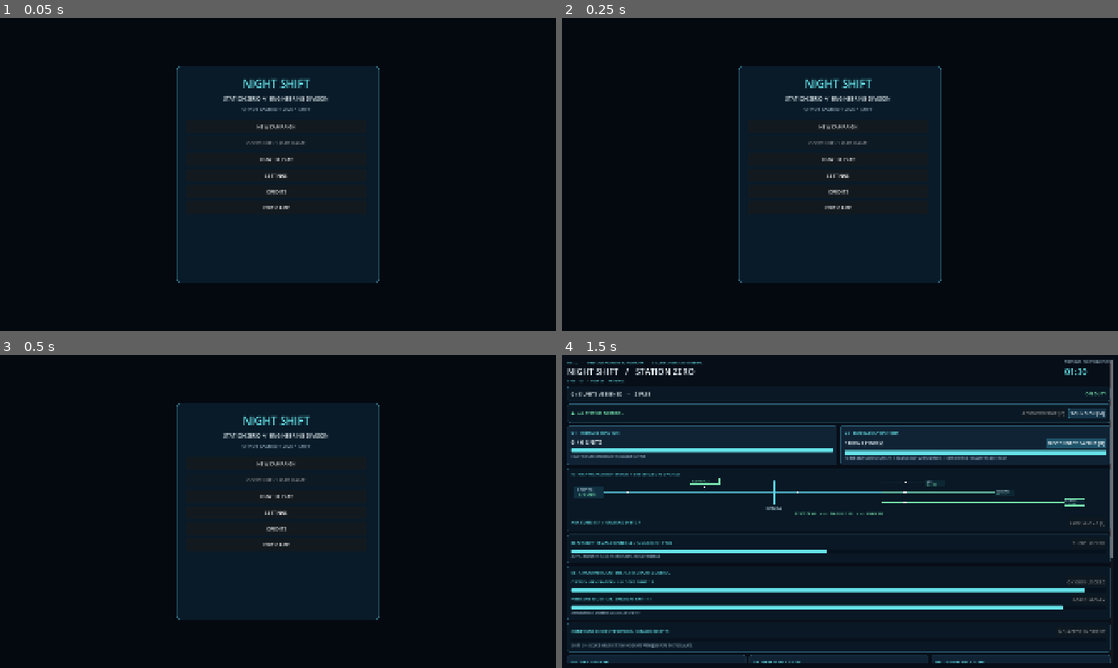
Above: before the commit, frames 1-4 (two rows, left to right).
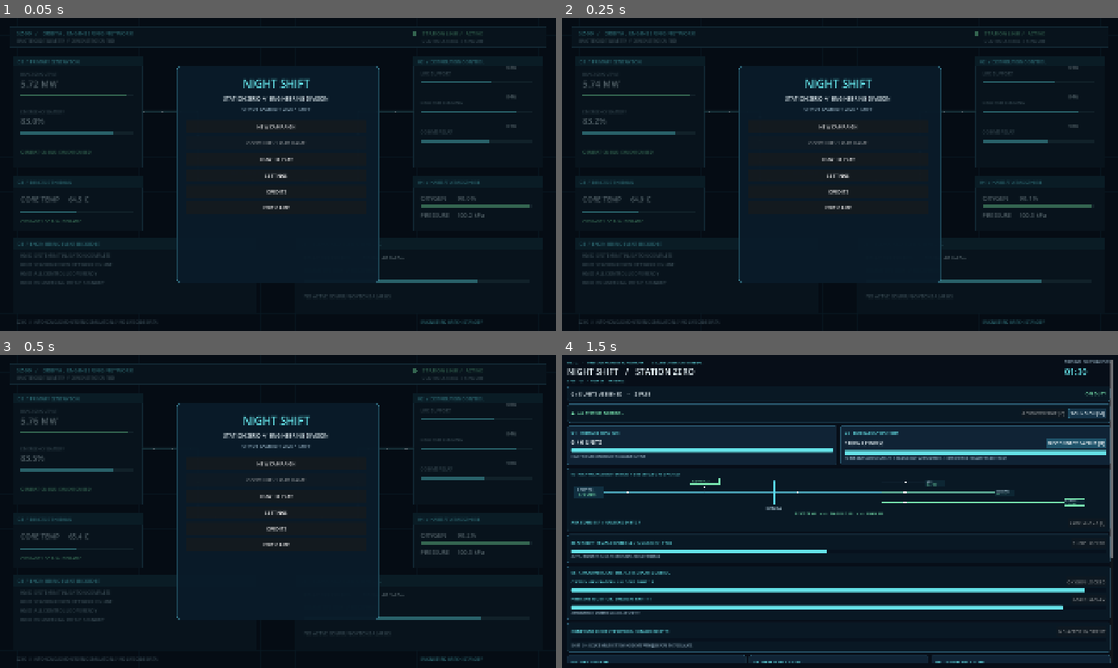
Above: after the commit, the same moments.

Repository: JIGSAW-HJH/GameDev
Game: Godot game, scene res://scenes/main.tscn
Two runs of this game, one before a commit and one after it. Both use one fixed random seed, a clock stepped at 60 frames per second and the inputs below.
Inputs:
- Up to frame 1 (0.05 s): no input
- Up to frame 2 (0.25 s): no input
- Up to frame 3 (0.5 s): no input
- Up to frame 4 (1.5 s): click "NEW CAMPAIGN" at 0.5 s; click "CONNECT BACKUP [B]" at 1.25 s

The runs differ from the first frame. In frame 1, 5.7% of the frame differs, in the area x 1-99%, y 2-98%; in frame 2, 5.7%; in frame 3, 5.7%; in frame 4, nothing differs.
Error before the commit: Parse Error: Expected variable name after "var". (res://scripts/menu_scada_bg.gd:177)

Commit message:
Fix V1.1 GDScript parse error: avoid reserved keyword signal

Diff:
--- a/NightShift-StationZero/scripts/menu_scada_bg.gd
+++ b/NightShift-StationZero/scripts/menu_scada_bg.gd
@@ -174,8 +174,8 @@
         _text(Vector2(58.0, 688.0 + float(i) * 26.0), item, ink, 13)
 
     _panel(Rect2(852.0, 633.0, 710.0, 215.0), "06  /  COMMUNICATIONS & SENSORS")
-    var signal: float = -82.0 + 3.0 * sin(elapsed * 0.5)
-    _text(Vector2(875.0, 695.0), "RELAY  145.250 MHz         SIGNAL %.1f dBm" % signal, C_TEXT, 14)
+    var signal_dbm: float = -82.0 + 3.0 * sin(elapsed * 0.5)
+    _text(Vector2(875.0, 695.0), "RELAY  145.250 MHz         SIGNAL %.1f dBm" % signal_dbm, C_TEXT, 14)
     _text(Vector2(875.0, 730.0), "TELEMETRY LINK   /  RECEIVING", C_GREEN, 14)
     _meter(Vector2(875.0, 752.0), 648.0, 77.0 + 9.0 * sin(elapsed * 0.32), 100.0, C_CYAN)
     var event: String = "MINOR ATTENUATION DETECTED" if warning_timer > 0.0 else "NO ACTIVE COMMUNICATIONS ALARMS"
